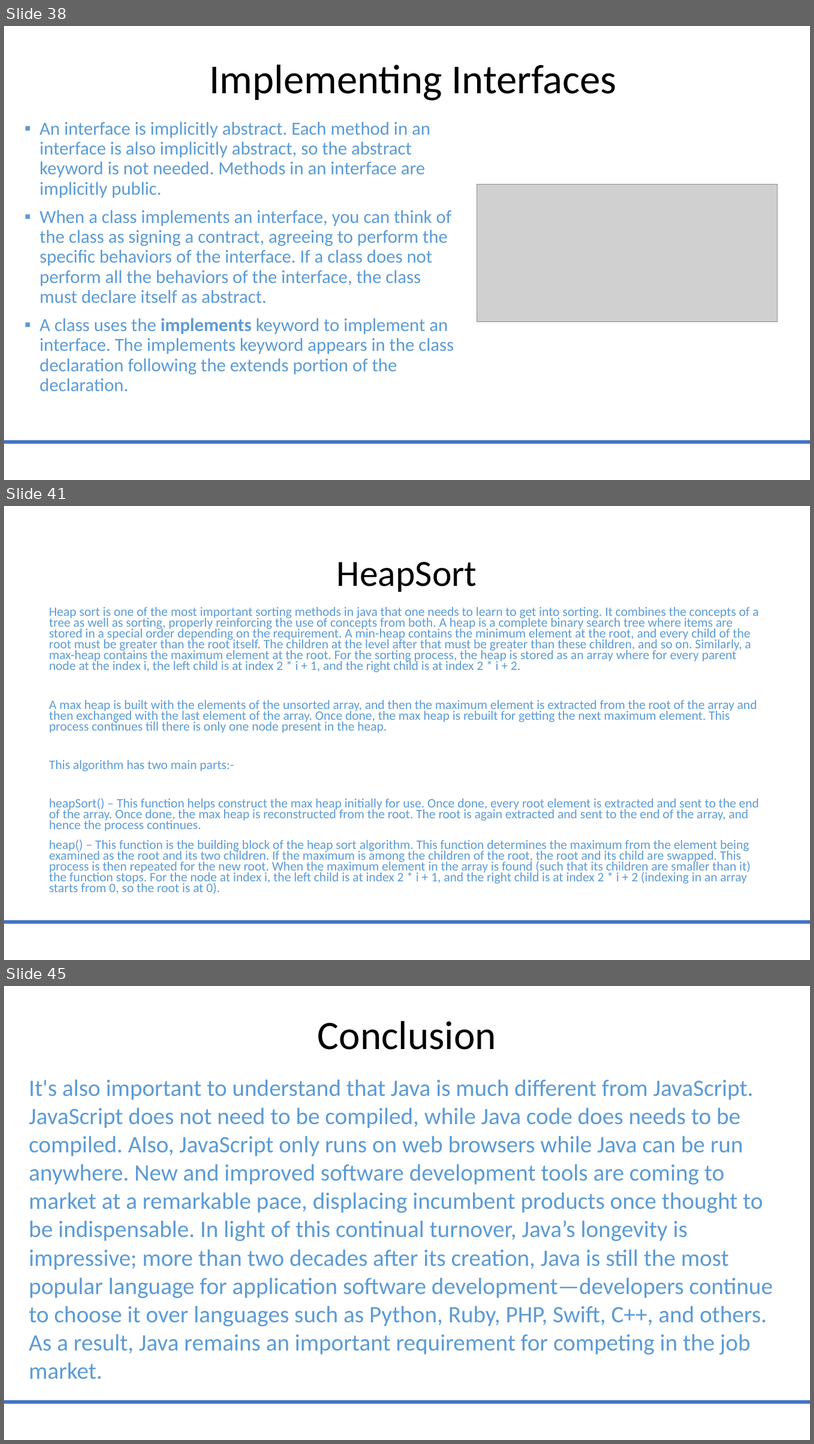
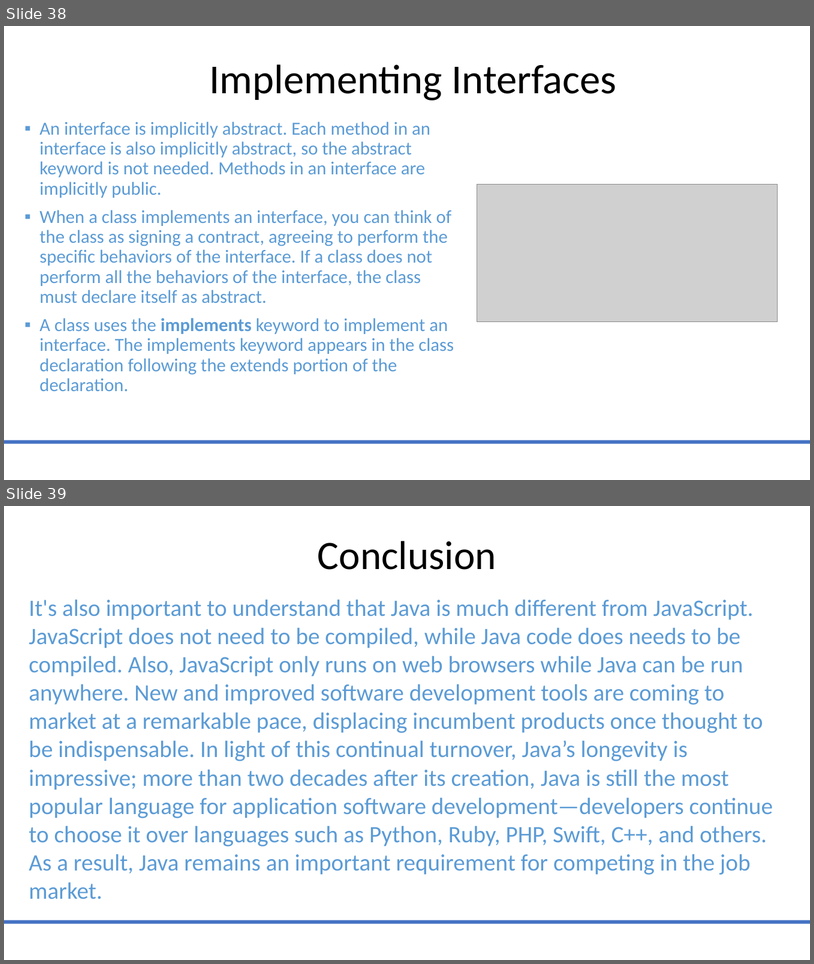
Before and after one commit to MarwaSafa02/JavaMentorship, a slide deck: Java_Mentoring_Revised.pptx. Shown one above the other, each under a label of ours: slides 38, 41 and 45 before the commit, slides 38 and 39 after it; the slides between them are not shown. The pictures are 814x1444 and 814x964 pixels, drawn with LibreOffice and Linux fonts; fonts in the diff are those of the drawing; grey boxes stand for pictures. Boxes give left, top, right and bottom in pixels: in the first picture for what was removed or moved away, otherwise in the second. Text is boxed around its words. In the diff, an @@ line names an element or a change of style, - is before the commit and + after.

```diff
--- a/Java_Mentoring_Revised.pptx
+++ b/Java_Mentoring_Revised.pptx
@@ slide 41 removed at (x1=4, y1=506, x2=810, y2=960), background #FFFFFF; not listed: 1 template element that a slide beside it also shows @@
@@ title removed at (x1=337, y1=562, x2=477, y2=592) @@
-HeapSort
@@ text removed at (x1=49, y1=607, x2=759, y2=894) @@
-Heap sort is one of the most important sorting methods in java that one needs to learn to get into sorting. It combines the concepts of a tree as well as sorting, properly reinforcing the use of concepts from both. A heap is a complete binary search tree where items are stored in a special order depending on the requirement. A min-heap contains the minimum element at the root, and every child of the root must be greater than the root itself. The children at the level after that must be greater than these children, and so on. Similarly, a max-heap contains the maximum element at the root. For the sorting process, the heap is stored as an array where for every parent node at the index i, the left child is at index 2 * i + 1, and the right child is at index 2 * i + 2.
-A max heap is built with the elements of the unsorted array, and then the maximum element is extracted from the root of the array and then exchanged with the last element of the array. Once done, the max heap is rebuilt for getting the next maximum element. This process continues till there is only one node present in the heap.
-This algorithm has two main parts:-
-heapSort() – This function helps construct the max heap initially for use. Once done, every root element is extracted and sent to the end of the array. Once done, the max heap is reconstructed from the root. The root is again extracted and sent to the end of the array, and hence the process continues.
-heap() – This function is the building block of the heap sort algorithm. This function determines the maximum from the element being examined as the root and its two children. If the maximum is among the children of the root, the root and its child are swapped. This process is then repeated for the new root. When the maximum element in the array is found (such that its children are smaller than it) the function stops. For the node at index i, the left child is at index 2 * i + 1, and the right child is at index 2 * i + 2 (indexing in an array starts from 0, so the root is at 0).
@@ what was slide 45 is now slide 39 @@
```
Also in this commit, not shown: 1 slide changed, 5 other slides removed, 2 other files.
